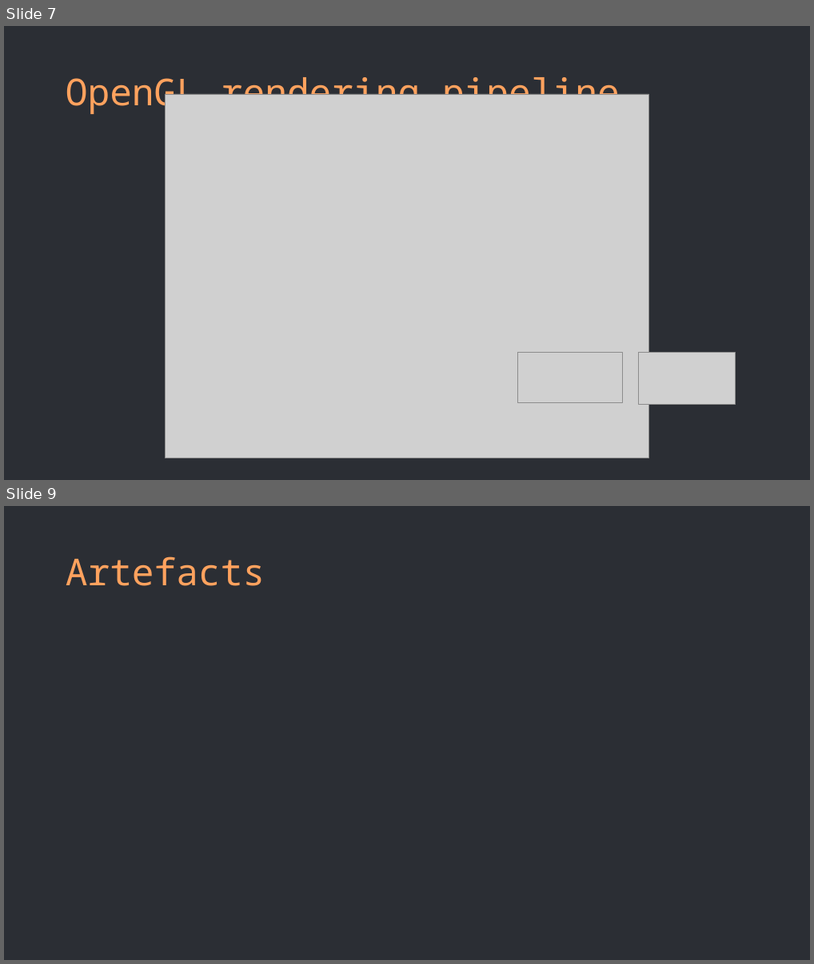
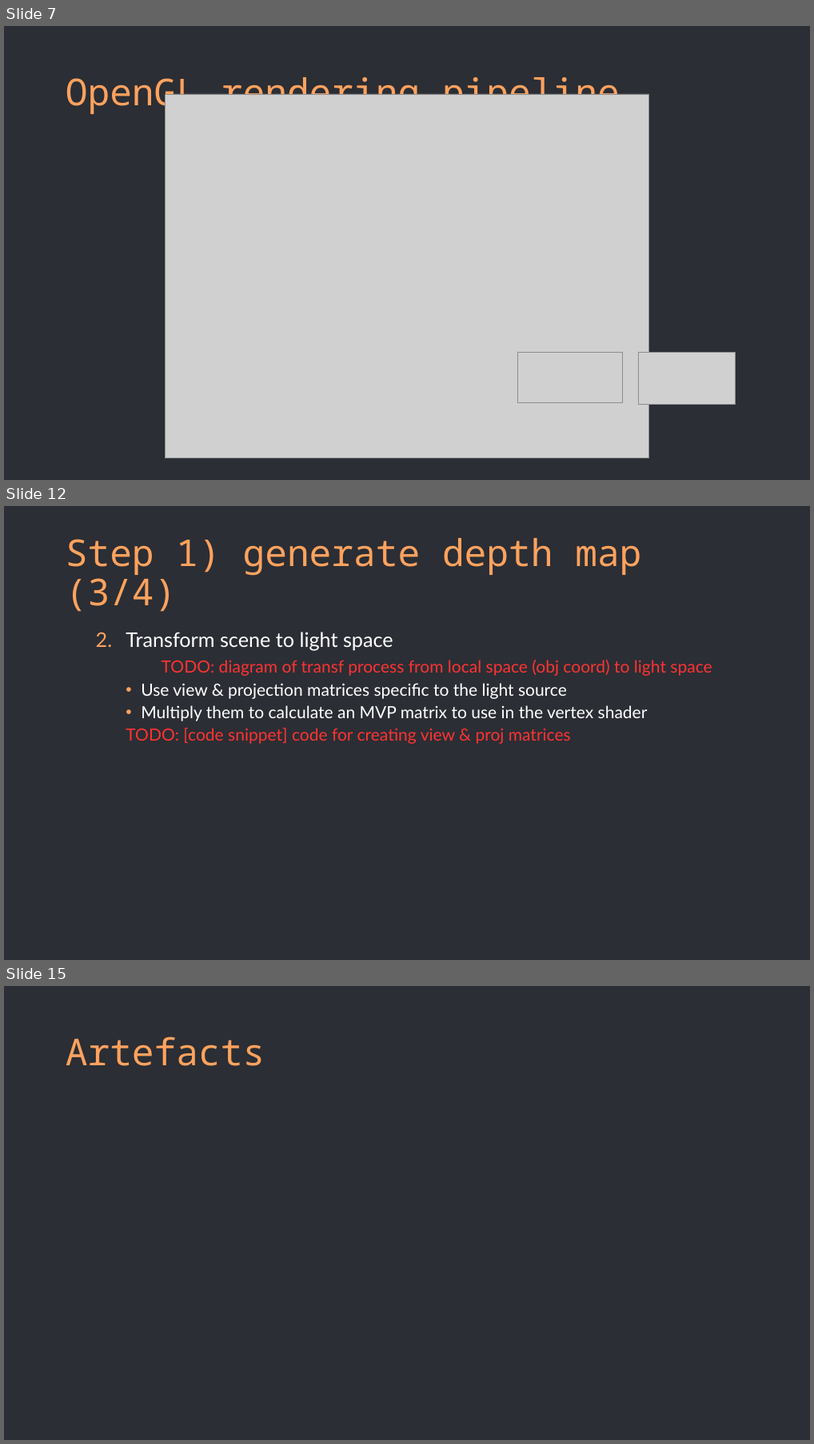
Before and after one commit to Alba-NR/ShadowMapping_TechTalk, a slide deck: slides/slides.pptx. Shown one above the other, each under a label of ours: slides 7 and 9 before the commit, slides 7, 12 and 15 after it; the slides between them are not shown. The pictures are 814x964 and 814x1444 pixels, drawn with LibreOffice and Linux fonts; fonts in the diff are those of the drawing; grey boxes stand for pictures. Boxes give left, top, right and bottom in pixels: in the first picture for what was removed or moved away, otherwise in the second. Text is boxed around its words. In the diff, an @@ line names an element or a change of style, - is before the commit and + after.

```diff
--- a/slides/slides.pptx
+++ b/slides/slides.pptx
@@ slide 12 added at box(4, 506, 810, 960), background #2B2E34 @@
@@ title added at box(66, 538, 642, 612), 44 pt, text #FFA25E @@
+Step 1) generate depth map (3/4)
@@ text added at box(126, 632, 712, 744), 20 pt, text #FFFFFF @@
+  2. Transform scene to light space
+  TODO: diagram of transf process from local space (obj coord) to light space
+    • Use view & projection matrices specific to the light source
+    • Multiply them to calculate an MVP matrix to use in the vertex shader
+    TODO: [code snippet] code for creating view & proj matrices
@@ what was slide 9 is now slide 15 @@
```
Also in this commit, not shown: 1 slide changed, 5 other slides added.
